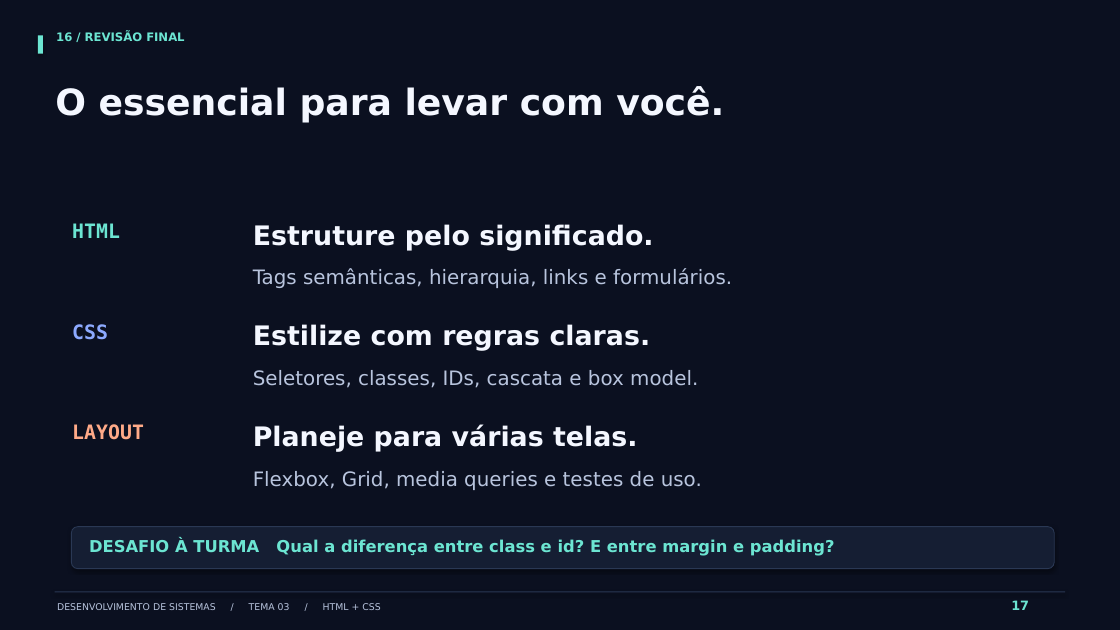
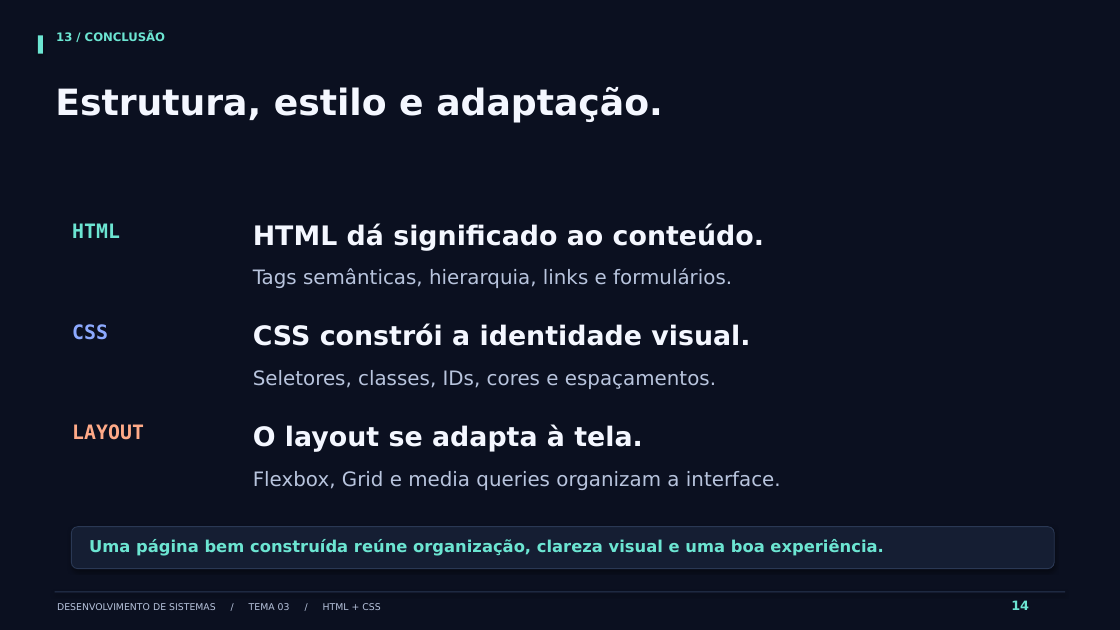
Before and after one commit to IsaquePagani/kahoot, a slide deck: slide 14 of apresentacoes/html-css/Slides-HTML-e-CSS.pptx (slide 17 before the commit). Drawn at 1120x630 pixels with LibreOffice and Linux fonts; fonts in the diff are those of the drawing. Boxes give left, top, right and bottom in pixels: in the first picture for what was removed or moved away, otherwise in the second. Text is boxed around its words. In the diff, an @@ line names an element or a change of style, - is before the commit and + after.

```diff
--- a/apresentacoes/html-css/Slides-HTML-e-CSS.pptx
+++ b/apresentacoes/html-css/Slides-HTML-e-CSS.pptx
@@ text at <box>56,32,165,41</box>: text changed @@
-16 / REVISÃO FINAL
+13 / CONCLUSÃO
@@ text at <box>55,87,662,123</box>: text changed @@
-O essencial para levar com você.
+Estrutura, estilo e adaptação.
@@ text at <box>253,223,764,250</box>: text changed @@
-Estruture pelo significado.
+HTML dá significado ao conteúdo.
@@ text at <box>253,324,750,346</box>: text changed @@
-Estilize com regras claras.
+CSS constrói a identidade visual.
@@ text at <box>253,370,716,389</box>: text changed @@
-Seletores, classes, IDs, cascata e box model.
+Seletores, classes, IDs, cores e espaçamentos.
@@ text at <box>253,425,642,452</box>: text changed @@
-Planeje para várias telas.
+O layout se adapta à tela.
@@ text at <box>253,471,781,490</box>: text changed @@
-Flexbox, Grid, media queries e testes de uso.
+Flexbox, Grid e media queries organizam a interface.
@@ text at <box>89,539,883,556</box>: text changed @@
-DESAFIO À TURMA Qual a diferença entre class e id? E entre margin e padding?
+Uma página bem construída reúne organização, clareza visual e uma boa experiência.
@@ text at <box>1011,600,1029,610</box>: text changed @@
-17
+14
```
Also in this commit, not shown: 13 other slides changed, 4 slides removed, 3 other files.
